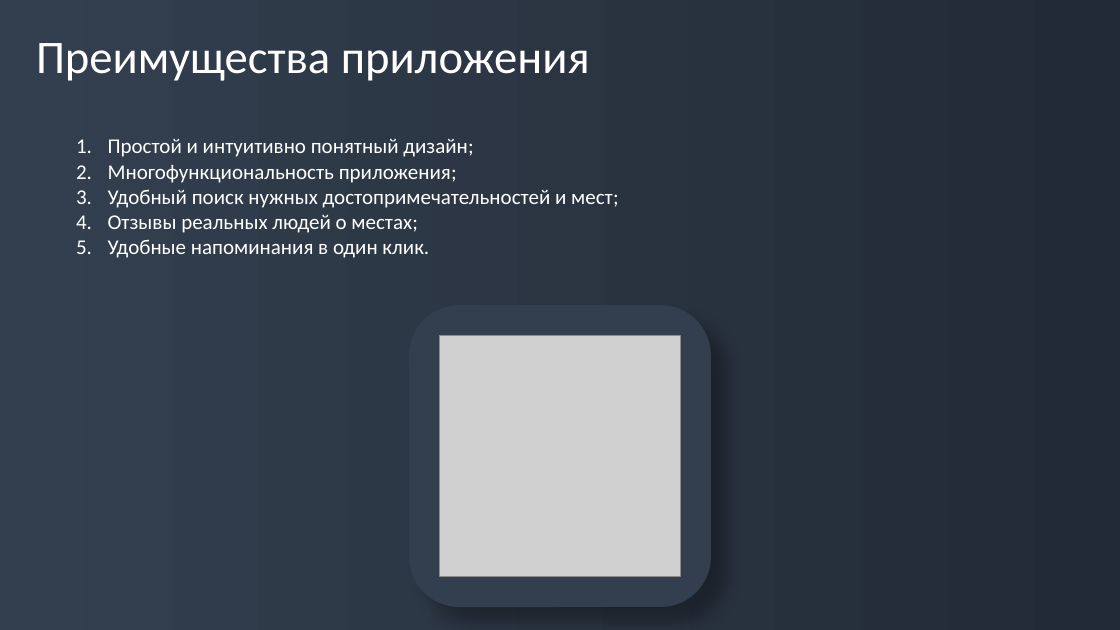
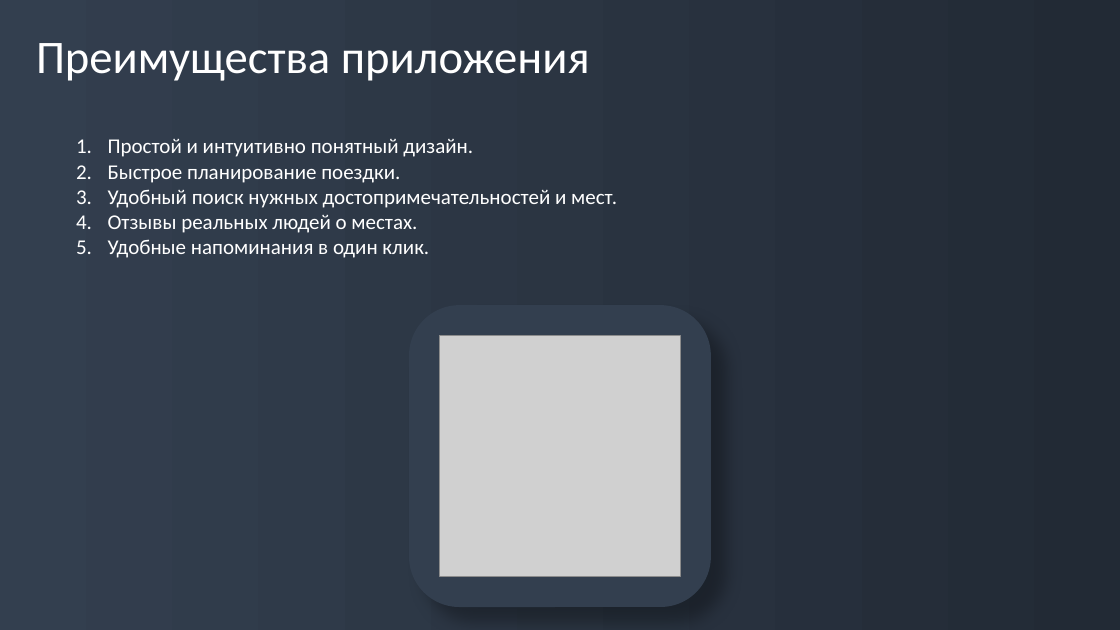
Before and after one commit to Vadimych1/Travel-Manager, a slide deck: slide 10 of Info/School Project/Presentation.pptx (slide 6 before the commit). Drawn at 1120x630 pixels with LibreOffice and Linux fonts; fonts in the diff are those of the drawing; grey boxes stand for pictures; background and template pictures are left out. Boxes give left, top, right and bottom in pixels: in the first picture for what was removed or moved away, otherwise in the second. Text is boxed around its words. In the diff, an @@ line names an element or a change of style, - is before the commit and + after.

```diff
--- a/Info/School Project/Presentation.pptx
+++ b/Info/School Project/Presentation.pptx
@@ text at (108, 139, 617, 233): text changed @@
-1. Простой и интуитивно понятный дизайн;
-2. Многофункциональность приложения;
-3. Удобный поиск нужных достопримечательностей и мест;
-4. Отзывы реальных людей о местах;
+1. Простой и интуитивно понятный дизайн.
+2. Быстрое планирование поездки.
+3. Удобный поиск нужных достопримечательностей и мест.
+4. Отзывы реальных людей о местах.
```
Also in this commit, not shown: 4 other slides changed, 5 slides added, 3 slides removed, 18 other files.
